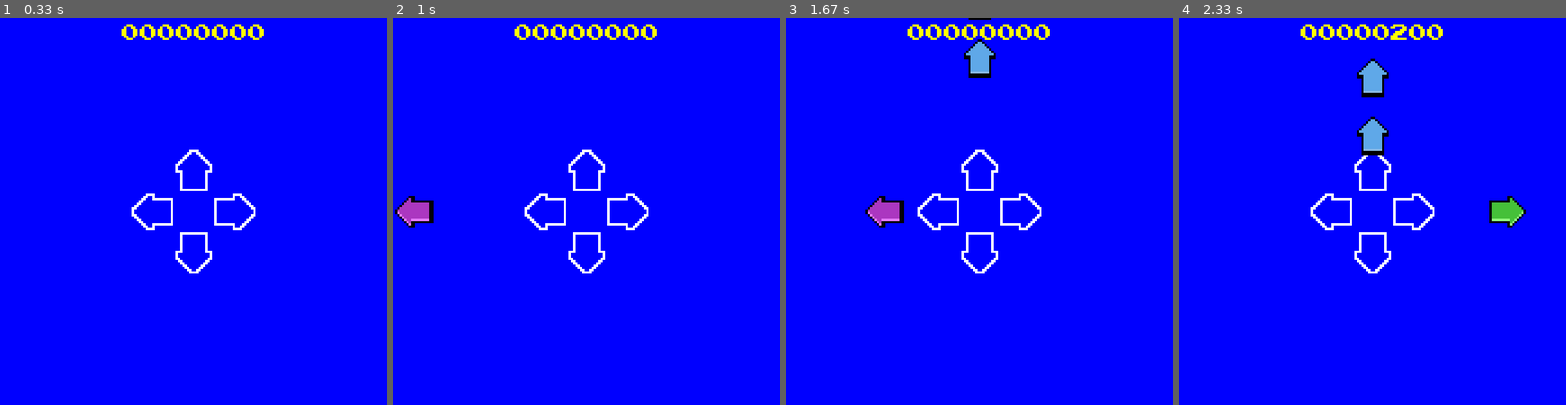
Above: before the commit, frames 1-4 (left to right).
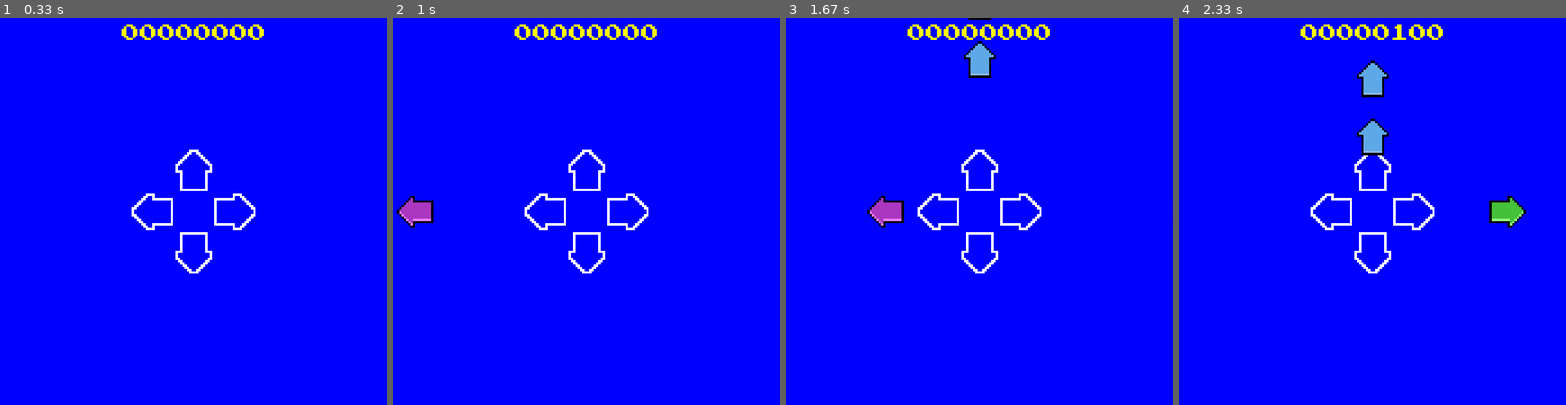
Above: after the commit, the same moments.

Repository: EnzoLuidge/PyGame
Game: pygame game, started from Jogo.py
Two runs of this game, one before a commit and one after it. Both use one fixed random seed, a clock stepped at 60 frames per second and the inputs below.
Inputs:
- Up to frame 1 (0.33 s): no input
- Up to frame 2 (1 s): tap Enter at 0.33 s; hold Right from 0.67 s (still down)
- Up to frame 3 (1.67 s): release Right at 1.13 s; hold Up 1.17-1.63 s
- Up to frame 4 (2.33 s): hold Left from 2.17 s (still down)

Frame 1 is identical in both runs. In frame 2, 0.1% of the frame differs, in the area x 0-10%, y 46-55%; in frame 3, 0.3%; in frame 4, 0.4%, in the area x 46-59%, y 1-35%.

Commit message:
Bug das setas repetidas e comentários

Diff:
--- a/Jogo.py
+++ b/Jogo.py
@@ -1,6 +1,7 @@
 ##inicialização
 import pygame
 from pygame.constants import K_LEFT
+from música import *
 
 pygame.init()
 
@@ -16,6 +17,11 @@
 button_height = 64
 button_x = -button_width
 button_y = 240-button_height/2
+
+def Tempo(tempomusica):
+    tempomusica = int(tempomusica)
+    tempo = tempomusica-1585
+    return tempo
 
 def load_assets():
     assets = {}
@@ -77,7 +83,7 @@
         self.rect.x += self.speedx
 
         # chegando perto, já é apertável
-        if self.rect.centerx >= WIDTH/2-1.1*button_width:
+        if self.rect.centerx >= WIDTH/2-1.12*button_width:
             self.state = True
 
         # no momento, a seta para
@@ -113,14 +119,17 @@
     def update(self):
         # Atualizando a posição da seta
         self.rect.y += self.speedy
-        if self.rect.centery >= HEIGHT/2-1.1*button_height:
+
+        # chegando perto, já é apertável
+        if self.rect.centery >= HEIGHT/2-1.12*button_height:
             self.state = True
 
+        # no momento, a seta para
         if self.rect.centery >= HEIGHT/2-1.02*button_height:
             self.speedy = 0
             self.last = pygame.time.get_ticks()
-            # Se a diferença de tempo for menor que 1600 ticks, é válido.
-
+
+            # Se a diferença de tempo for maior que 1600 ticks, perdeu.
             if self.last-self.now > 1600:
                 self.state = False
                 self.kill()
@@ -148,14 +157,16 @@
         # Atualizando a posição da seta
         self.rect.x -= self.speedx
 
-        if self.rect.centerx <= WIDTH/2+1.1*button_width:
+        # chegando perto, já é apertável
+        if self.rect.centerx <= WIDTH/2+1.12*button_width:
             self.state = True
 
+        # no momento, a seta para
         if self.rect.centerx <= WIDTH/2+1.02*button_width:
             self.speedx = 0
             self.last = pygame.time.get_ticks()
-            # Se a diferença de tempo for menor que 1600 ticks, é válido.
-
+
+            # Se a diferença de tempo for maior que 1600 ticks, perdeu.
             if self.last-self.now > 1600:
                 self.state = False
                 self.kill()
@@ -184,14 +195,16 @@
         # Atualizando a posição da seta
         self.rect.y -= self.speedy
 
-        if self.rect.centery <= HEIGHT/2+1.1*button_height:
+        # chegando perto, já é apertável
+        if self.rect.centery <= HEIGHT/2+1.12*button_height:
             self.state = True
 
+        # no momento, a seta para
         if self.rect.centery <= HEIGHT/2+1.02*button_height:
             self.speedy = 0
             self.last = pygame.time.get_ticks()
-            # Se a diferença de tempo for menor que 1600 ticks, é válido.
-
+
+            # Se a diferença de tempo for maior que 1600 ticks, perdeu.
             if self.last-self.now > 1600:
                 self.state = False
                 self.kill()
@@ -239,12 +252,9 @@
         self.rect.centerx = WIDTH/2+button_width
         self.rect.centery = HEIGHT/2
 
-def Tempo(tempomusica):
-    tempomusica = int(tempomusica)
-    tempo = tempomusica-1585
-    return tempo
-
-from música import *
+
+
+
 
 game = True
 
@@ -276,11 +286,15 @@
 keys_down = {}
 
 while game:
+
+    # Pega o tempo da música
     tempo_musica = pygame.mixer.music.get_pos()
+
+    # Para cada nota no dicionário de notas
     for letra in dic:
-
         tempo = Tempo(letra)
-        if tempo_musica >= tempo and tempo_musica <= tempo+20:
+        # Se chegar a hora, faz a seta
+        if tempo_musica >= tempo:
             if dic[letra] == 'left':
                 setaleft = seta_left()
                 all_setas.add(setaleft)
@@ -300,6 +314,9 @@
                 setadown = seta_down()
                 all_setas.add(setadown)
                 downs.add(setadown)
+
+            # Previne de criar notas repetidas
+            dic[letra] = 'já foi'
     clock.tick(FPS)
     for event in pygame.event.get():
         if event.type == pygame.QUIT:
@@ -308,10 +325,11 @@
         if event.type == pygame.KEYDOWN:
             keys_down[event.key] = True
             if event.key == pygame.K_LEFT:
+
+                #iteração (gambiarra do py game para verificar cada seta)
                 lefts_iter = iter(lefts)
                 for i in range(len(lefts)):
                     left = next(lefts_iter)
-                    print(len(lefts))
 
                     if left.state == True:
                         assets['score']+=100
@@ -320,6 +338,8 @@
                         assets['hihat'].play()
 
             if event.key == pygame.K_RIGHT:
+
+                #iteração (gambiarra do py game para verificar cada seta)
                 rights_iter = iter(rights)
                 for i in range(len(rights)):
                     right = next(rights_iter)
@@ -330,25 +350,29 @@
                         right.kill()
                         assets['hihat'].play()
             if event.key == pygame.K_UP:
-                    ups_iter = iter(ups)
-                    for i in range(len(ups)):
-                        up = next(ups_iter)
-
-                        if up.state == True:
-                            assets['score']+=100
-                            up.state = 0
-                            up.kill()
-                            assets['hihat'].play()
+
+                #iteração (gambiarra do py game para verificar cada seta)
+                ups_iter = iter(ups)
+                for i in range(len(ups)):
+                    up = next(ups_iter)
+
+                    if up.state == True:
+                        assets['score']+=100
+                        up.state = 0
+                        up.kill()
+                        assets['hihat'].play()
             if event.key == pygame.K_DOWN:
-                    downs_iter = iter(downs)
-                    for i in range(len(downs)):
-                        down = next(downs_iter)
-
-                        if down.state == True:
-                            assets['score']+=100
-                            down.state = 0
-                            down.kill()
-                            assets['hihat'].play()
+
+                #iteração (gambiarra do py game para verificar cada seta)
+                downs_iter = iter(downs)
+                for i in range(len(downs)):
+                    down = next(downs_iter)
+
+                    if down.state == True:
+                        assets['score']+=100
+                        down.state = 0
+                        down.kill()
+                        assets['hihat'].play()
 
 
 
